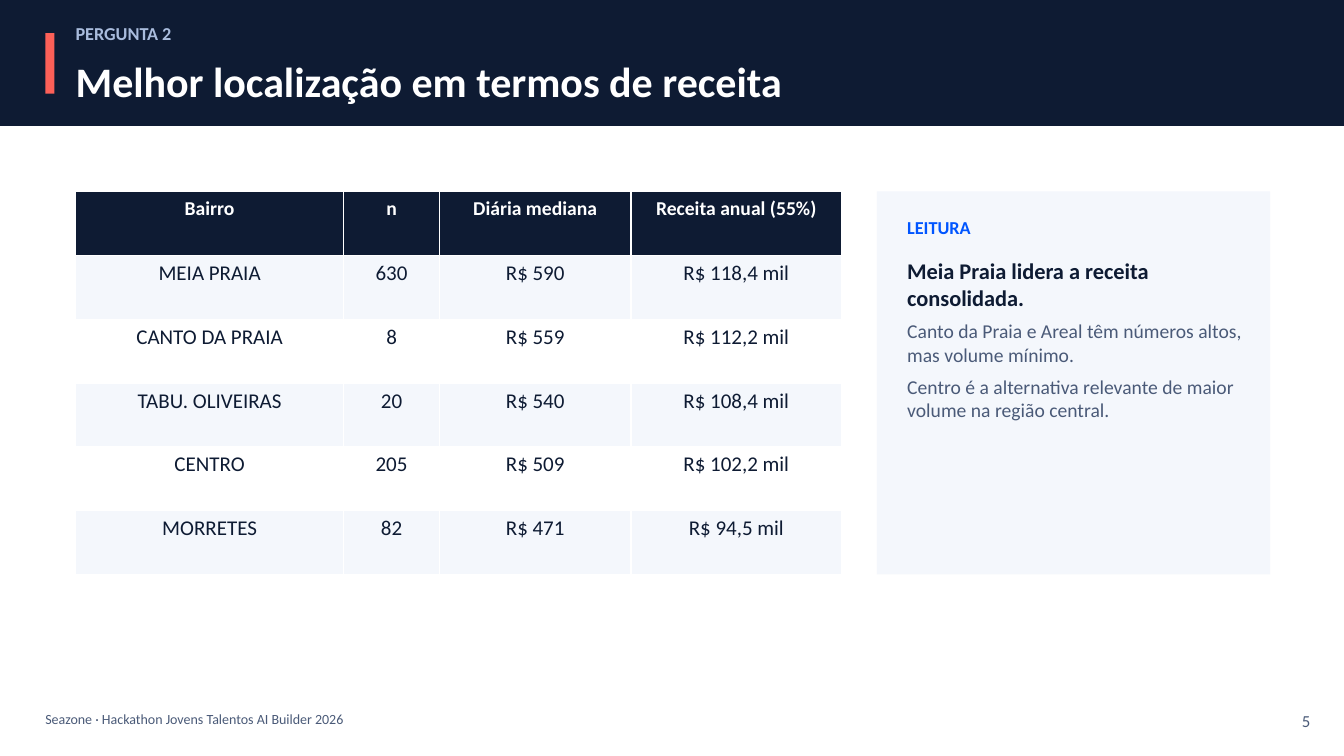
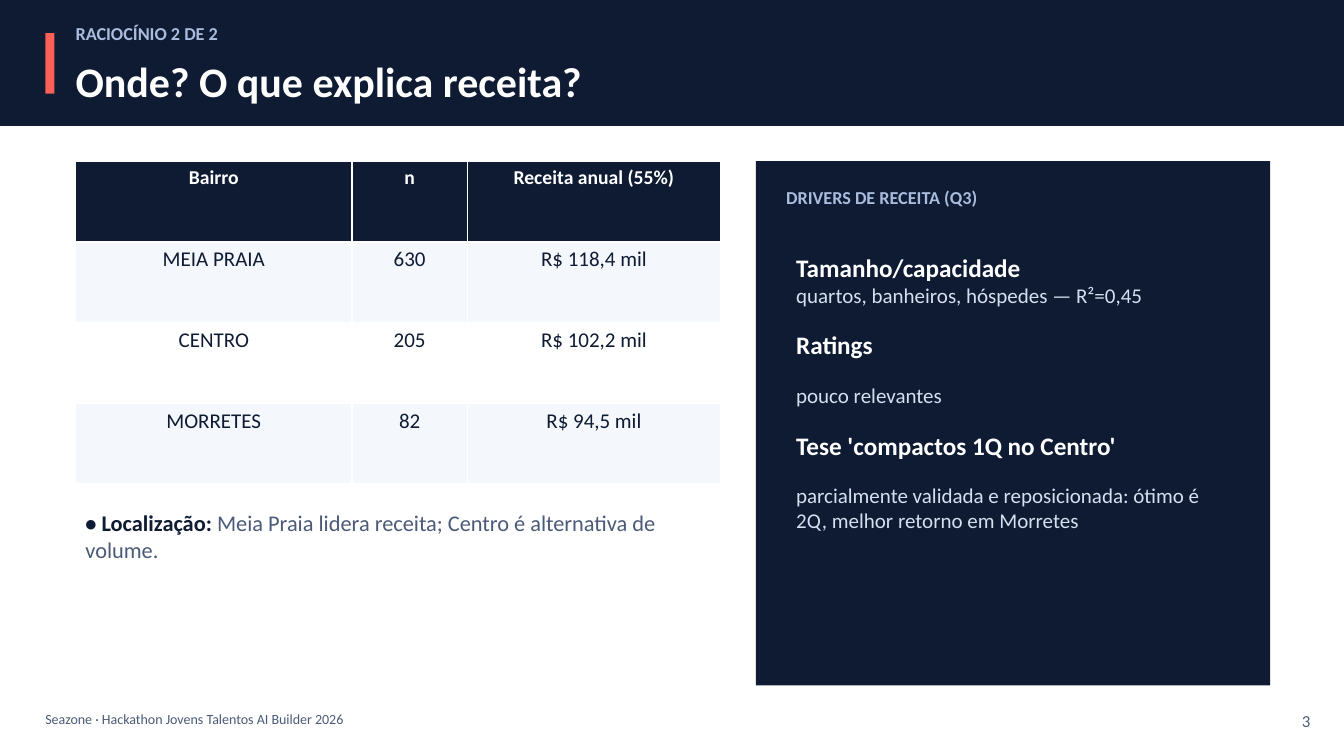
Before and after one commit to escalant-e/jt2026-ricardo-escalante, a slide deck: slide 3 of output/apresentacao_seazone_itapema.pptx (slide 5 before the commit). Drawn at 1344x756 pixels with LibreOffice and Linux fonts; fonts in the diff are those of the drawing. Boxes give left, top, right and bottom in pixels: in the first picture for what was removed or moved away, otherwise in the second. Text is boxed around its words. In the diff, an @@ line names an element or a change of style, - is before the commit and + after.

```diff
--- a/output/apresentacao_seazone_itapema.pptx
+++ b/output/apresentacao_seazone_itapema.pptx
@@ text at <box>76,25,218,40</box>: text changed @@
-PERGUNTA 2
+RACIOCÍNIO 2 DE 2
@@ text at <box>76,67,582,104</box>: text changed @@
-Melhor localização em termos de receita
+Onde? O que explica receita?
@@ table at <box>76,161,720,484</box> @@
-Bairro | n | Diária mediana | Receita anual (55%)
-MEIA PRAIA | 630 | R$ 590 | R$ 118,4 mil
-CANTO DA PRAIA | 8 | R$ 559 | R$ 112,2 mil
-TABU. OLIVEIRAS | 20 | R$ 540 | R$ 108,4 mil
-CENTRO | 205 | R$ 509 | R$ 102,2 mil
-MORRETES | 82 | R$ 471 | R$ 94,5 mil
+Bairro | n | Receita anual (55%)
+MEIA PRAIA | 630 | R$ 118,4 mil
+CENTRO | 205 | R$ 102,2 mil
+MORRETES | 82 | R$ 94,5 mil
@@ table: place and size @@
-table at <box>76,192,842,575</box>
+table at <box>76,161,720,484</box>
@@ rectangle: place and size @@
-rectangle at <box>877,192,1270,575</box>
+rectangle at <box>756,161,1270,686</box>
@@ rectangle at <box>756,161,1270,686</box>: fill #F4F7FC to #0E1B33 @@
@@ text added at <box>786,190,977,207</box>, 13 pt, text #A9BCDD, bold @@
+DRIVERS DE RECEITA (Q3)
@@ text removed at <box>907,222,970,234</box> @@
-LEITURA
@@ text added at <box>796,259,1199,531</box>, 15 pt, text #D6DFF0 @@
+Tamanho/capacidade
+quartos, banheiros, hóspedes — R²=0,45
+Ratings
+pouco relevantes
+Tese 'compactos 1Q no Centro'
+parcialmente validada e reposicionada: ótimo é 2Q, melhor retorno em Morretes
@@ text removed at <box>907,263,1241,421</box> @@
-Meia Praia lidera a receita consolidada.
-Canto da Praia e Areal têm números altos, mas volume mínimo.
-Centro é a alternativa relevante de maior volume na região central.
@@ text added at <box>85,515,655,558</box>, 16 pt, text #4A5A78 @@
+• Localização: Meia Praia lidera receita; Centro é alternativa de volume.
@@ text at <box>1302,716,1310,727</box>: text changed @@
-5
+3
```
Also in this commit, not shown: 5 other slides changed, 1 slide added, 5 slides removed, 1 other file.
